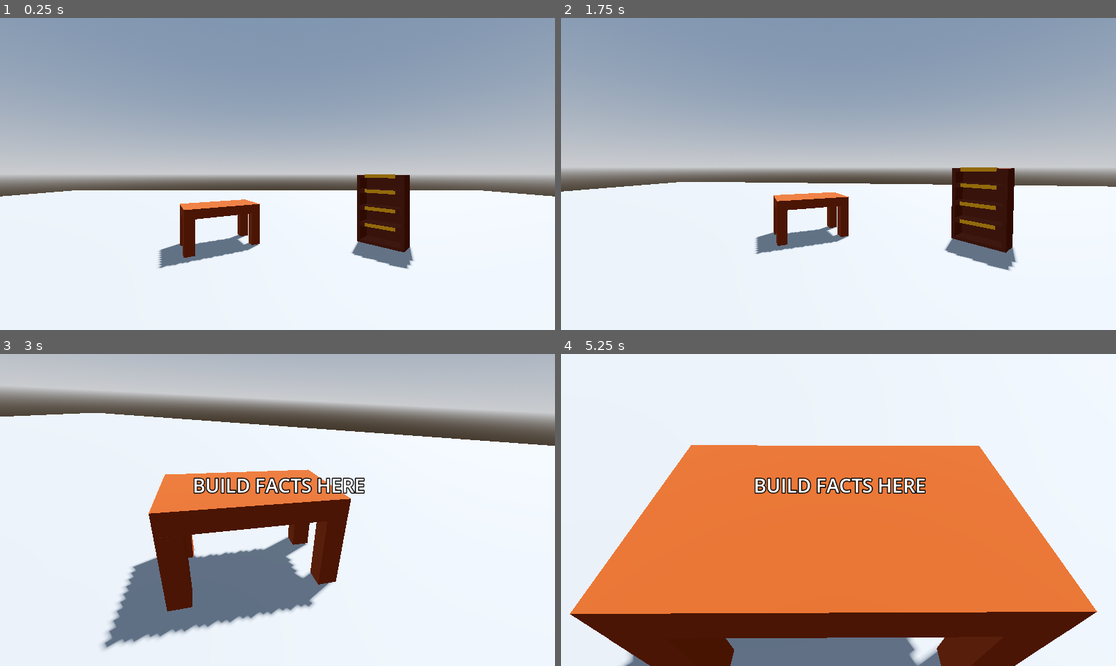
Above: before the commit, frames 1-4 (two rows, left to right).
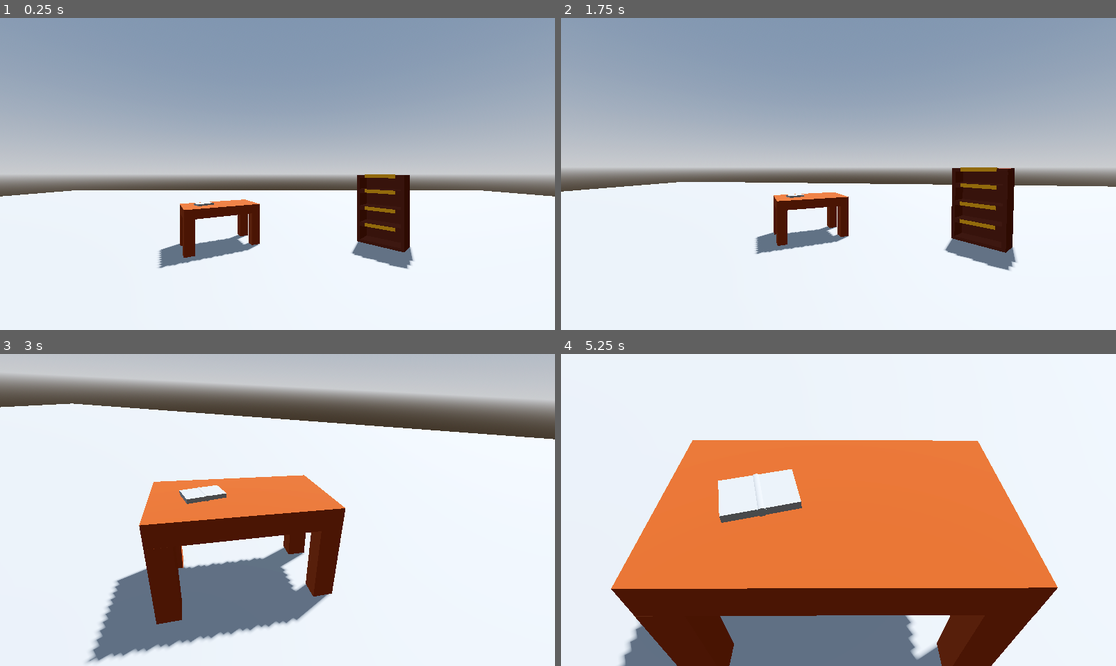
Above: after the commit, the same moments.

Repository: AJaxx86/make-anything-jam-26
Game: Godot game, scene res://world.tscn
Two runs of this game, one before a commit and one after it. Both use one fixed random seed, a clock stepped at 60 frames per second and the inputs below. Before the commit the project has no main scene; this scene is started directly in both runs.
Inputs (mouse positions are in pixels of both pictures, inside the frame that each line leads up to):
- Up to frame 1 (0.25 s): no input
- Up to frame 2 (1.75 s): tap Enter at 0.5 s; move the mouse to (960, 158) at 0.52 s; press the mouse at (960, 158) at 0.53 s; move the mouse to (727, 189) at 1.27 s; release the mouse at (727, 189) at 1.28 s; click (727, 189) at 1.35 s
- Up to frame 3 (3 s): move the mouse to (333, 441) at 2.02 s; press the mouse at (333, 441) at 2.03 s; move the mouse to (249, 572) at 2.77 s; release the mouse at (249, 572) at 2.78 s; click (249, 572) at 2.85 s
- Up to frame 4 (5.25 s): move the mouse to (1005, 556) at 3.52 s; press the mouse at (1005, 556) at 3.53 s; move the mouse to (672, 463) at 4.27 s; release the mouse at (672, 463) at 4.28 s; click (672, 463) at 4.35 s; move the mouse to (866, 510) at 5.02 s; press the mouse at (866, 510) at 5.03 s

The runs differ from the first frame. In frame 1, less than 0.1% of the frame differs, in the area x 34-39%, y 59-61%; in frame 2, less than 0.1%; in frame 3, 20%, in the area x 0-100%, y 6-100%; in frame 4, 18%.

Commit message:
Add fact book and fix interactable setup
Add an openable fact book mesh to the table scene. Remove the empty
DrawLabel script and convert the bookshelf label to use the base
Interactable. Disable camera movement while UI is open and set the
main scene.

Diff:
--- a/interactables/bookshelf.tscn
+++ b/interactables/bookshelf.tscn
@@ -1,7 +1,6 @@
 [gd_scene format=3 uid="uid://bpsfi1tskpjla"]
 
 [ext_resource type="Script" uid="uid://dy5p7js7mby1m" path="res://interactables/interactable.gd" id="1_bhfym"]
-[ext_resource type="Script" uid="uid://ume7rejtp6vh" path="res://interactables/draw_babel.gd" id="2_cyyaw"]
 
 [sub_resource type="BoxShape3D" id="BoxShape3D_gv5m4"]
 size = Vector3(1.22, 2, 0.5633672)
@@ -84,9 +83,12 @@
 
 [node name="Labels" type="Node3D" parent="." unique_id=1100338032]
 
-[node name="Label" type="Area3D" parent="Labels" unique_id=1160744624]
+[node name="Label" type="Area3D" parent="Labels" unique_id=1160744624 node_paths=PackedStringArray("required_parent", "camera_marker")]
 transform = Transform3D(0.99999946, 0, 0, 0, 1, 0, 0, 0, 0.99999946, 0, 0.9626802, 0.29376972)
-script = ExtResource("2_cyyaw")
+script = ExtResource("1_bhfym")
+required_parent = NodePath("../..")
+camera_marker = NodePath("Marker3D")
+camera_fov = 35.0
 
 [node name="MeshInstance3D" type="MeshInstance3D" parent="Labels/Label" unique_id=1590671846]
 mesh = SubResource("BoxMesh_c1t0j")
@@ -96,8 +98,6 @@
 
 [node name="Marker3D" type="Marker3D" parent="Labels/Label" unique_id=1115260311]
 transform = Transform3D(1, 0, 0, 0, 1, 0, 0, 0, 1, 0, 0, 0.55211055)
-
-[node name="Sprite3D" type="Sprite3D" parent="Labels/Label" unique_id=1241670411]
 
 [node name="Label2" type="Area3D" parent="Labels" unique_id=1468983417 node_paths=PackedStringArray("required_parent", "camera_marker")]
 transform = Transform3D(0.9999994, 0, 0, 0, 1, 0, 0, 0, 0.9999994, 0, 0.5310688, 0.2937697)
--- a/interactables/draw_babel.gd
+++ /dev/null
@@ -1,9 +0,0 @@
-class_name DrawLabel extends Interactable
-
-
-func _ready() -> void:
-	pass
-
-
-func _process(delta: float) -> void:
-	pass
--- a/interactables/table.tscn
+++ b/interactables/table.tscn
@@ -16,10 +16,21 @@
 [sub_resource type="BoxShape3D" id="BoxShape3D_036b0"]
 size = Vector3(2.02, 1.1577305, 1.195)
 
+[sub_resource type="BoxMesh" id="BoxMesh_yhnjf"]
+size = Vector3(0.3, 0.05, 0.2)
+
+[sub_resource type="CylinderMesh" id="CylinderMesh_jsnxf"]
+top_radius = 0.030273438
+bottom_radius = 0.030273438
+height = 0.30485535
+
+[sub_resource type="BoxShape3D" id="BoxShape3D_6eedg"]
+size = Vector3(0.435, 0.05, 0.3)
+
 [node name="Table" type="Area3D" unique_id=1557502727 node_paths=PackedStringArray("camera_marker") groups=["Interactable"]]
 script = ExtResource("1_jd0nb")
 camera_marker = NodePath("Marker3D")
-camera_fov = 60.0
+camera_fov = 50.0
 
 [node name="Mesh" type="Node3D" parent="." unique_id=501545531]
 
@@ -48,4 +59,26 @@
 shape = SubResource("BoxShape3D_036b0")
 
 [node name="Marker3D" type="Marker3D" parent="." unique_id=658876624]
-transform = Transform3D(1, 0, 0, 0, 0.7071068, 0.7071068, 0, -0.7071068, 0.7071068, 0, 2.1263497, 1.0591333)
+transform = Transform3D(1, 0, 0, 0, 0.7071068, 0.7071068, 0, -0.7071068, 0.7071068, 0, 2.4320922, 1.4235417)
+
+[node name="FactBook" type="Area3D" parent="." unique_id=793978612]
+transform = Transform3D(0.9659258, 0, 0.25881904, 0, 1, 0, -0.25881904, 0, 0.9659258, -0.43745244, 1.1545217, 0)
+script = ExtResource("1_jd0nb")
+open_ui = "PauseMenu"
+
+[node name="Mesh" type="Node3D" parent="FactBook" unique_id=1664121765]
+
+[node name="MeshInstance3D" type="MeshInstance3D" parent="FactBook/Mesh" unique_id=1101581848]
+transform = Transform3D(-4.371139e-08, 0, 1, 0, 1, 0, -1, 0, -4.371139e-08, -0.11691548, 0, 0)
+mesh = SubResource("BoxMesh_yhnjf")
+
+[node name="MeshInstance3D2" type="MeshInstance3D" parent="FactBook/Mesh" unique_id=1290606949]
+transform = Transform3D(-4.371139e-08, 0, 1, 0, 1, 0, -1, 0, -4.371139e-08, 0.117594436, 0, 0)
+mesh = SubResource("BoxMesh_yhnjf")
+
+[node name="MeshInstance3D3" type="MeshInstance3D" parent="FactBook/Mesh" unique_id=521551114]
+transform = Transform3D(1, 0, 0, 0, -4.371139e-08, 1, 0, -1, -4.371139e-08, 0, 0, -0.00023651123)
+mesh = SubResource("CylinderMesh_jsnxf")
+
+[node name="CollisionShape3D" type="CollisionShape3D" parent="FactBook" unique_id=607359828]
+shape = SubResource("BoxShape3D_6eedg")
--- a/player_cam.gd
+++ b/player_cam.gd
@@ -72,7 +72,8 @@
 	if paused:
 		return
 	update_camera_target(delta)
-	handle_cam_movement(delta)
+	if _open_ui == null:
+		handle_cam_movement(delta)
 
 
 func set_camera_view(caller: Interactable, camera_marker: Marker3D = null, camera_fov: float = 75.0, open_ui: Control = null) -> void:
@@ -296,6 +297,9 @@
 	)
 
 
+
+
+
 func get_camera_fov_radians(fov_degrees: float, aspect_ratio: float) -> Vector2:
 	var safe_fov_degrees: float = max(fov_degrees, 0.001)
 	var safe_aspect_ratio: float = max(aspect_ratio, 0.001)
--- a/project.godot
+++ b/project.godot
@@ -11,6 +11,7 @@
 [application]
 
 config/name="Make Anything Jam 26"
+run/main_scene="uid://c1sbx0ul7pd6q"
 config/features=PackedStringArray("4.7", "Forward Plus")
 config/icon="res://icon.svg"
 
--- a/world.tscn
+++ b/world.tscn
@@ -24,9 +24,11 @@
 [node name="CanvasLayer" type="CanvasLayer" parent="." unique_id=733494147]
 
 [node name="FactBuilder" parent="CanvasLayer" unique_id=1788143439 instance=ExtResource("1_fj7yv")]
+unique_name_in_owner = true
 visible = false
 
 [node name="PauseMenu" parent="CanvasLayer" unique_id=1628101525 instance=ExtResource("2_aqk2v")]
+unique_name_in_owner = true
 visible = false
 
 [node name="WorldEnvironment" type="WorldEnvironment" parent="." unique_id=1730665767]
@@ -50,6 +52,5 @@
 [node name="Bookshelf" parent="." unique_id=51938480 instance=ExtResource("4_036b0")]
 transform = Transform3D(0.7071067, 0, -0.7071067, 0, 1, 0, 0.7071067, 0, 0.7071067, 3.0408654, 0.9486022, -5.8778586)
 
-[node name="Table" parent="." unique_id=1557502727 node_paths=PackedStringArray("open_ui") instance=ExtResource("5_036b0")]
+[node name="Table" parent="." unique_id=1557502727 instance=ExtResource("5_036b0")]
 transform = Transform3D(0.8660254, 0, 0.5, 0, 1, 0, -0.5, 0, 0.8660254, -1.6794432, -0.017860532, -5.9000406)
-open_ui = NodePath("../CanvasLayer/FactBuilder")
Not shown, removed: interactables/draw_babel.gd.uid
Not shown, changed: README.md
